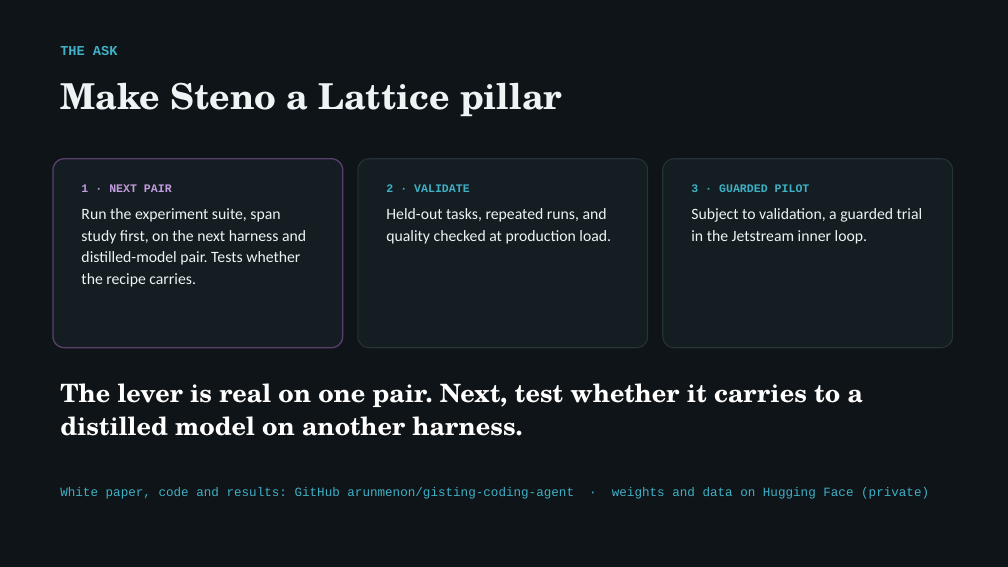
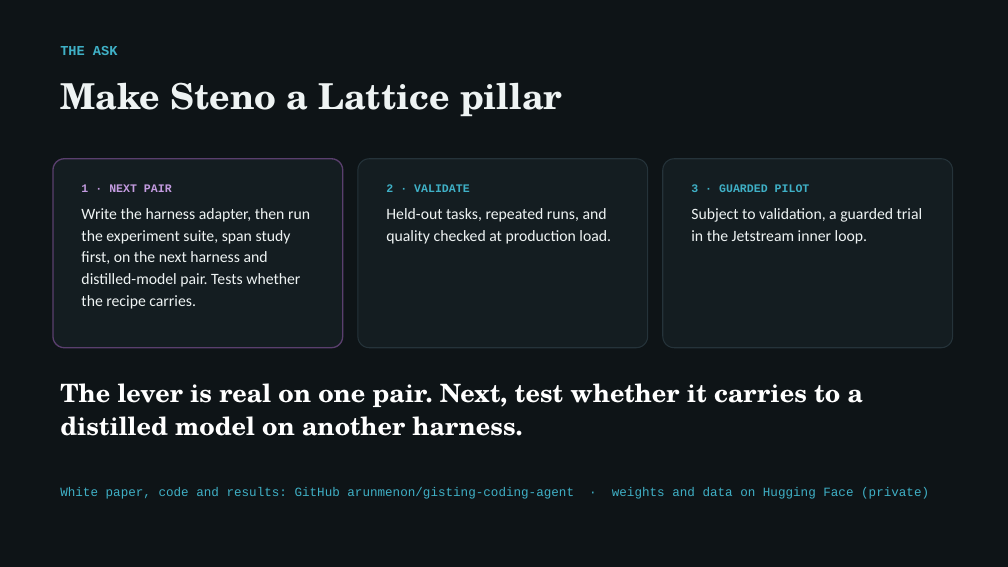
Before and after one commit to arunmenon/gisting-coding-agent, a slide deck: slide 13 of Gisting-CTO-deck.pptx (slide 12 before the commit). Drawn at 1008x567 pixels with LibreOffice and Linux fonts; fonts in the diff are those of the drawing. Boxes give left, top, right and bottom in pixels: in the first picture for what was removed or moved away, otherwise in the second. Text is boxed around its words. In the diff, an @@ line names an element or a change of style, - is before the commit and + after.

```diff
--- a/Gisting-CTO-deck.pptx
+++ b/Gisting-CTO-deck.pptx
@@ text at (x1=81, y1=208, x2=310, y2=309): text changed @@
-Run the experiment suite, span study first, on the next harness and distilled-model pair. Tests whether the recipe carries.
+Write the harness adapter, then run the experiment suite, span study first, on the next harness and distilled-model pair. Tests whether the recipe carries.
```
Also in this commit, not shown: 1 other slide changed, 1 slide added, 4 other files.
